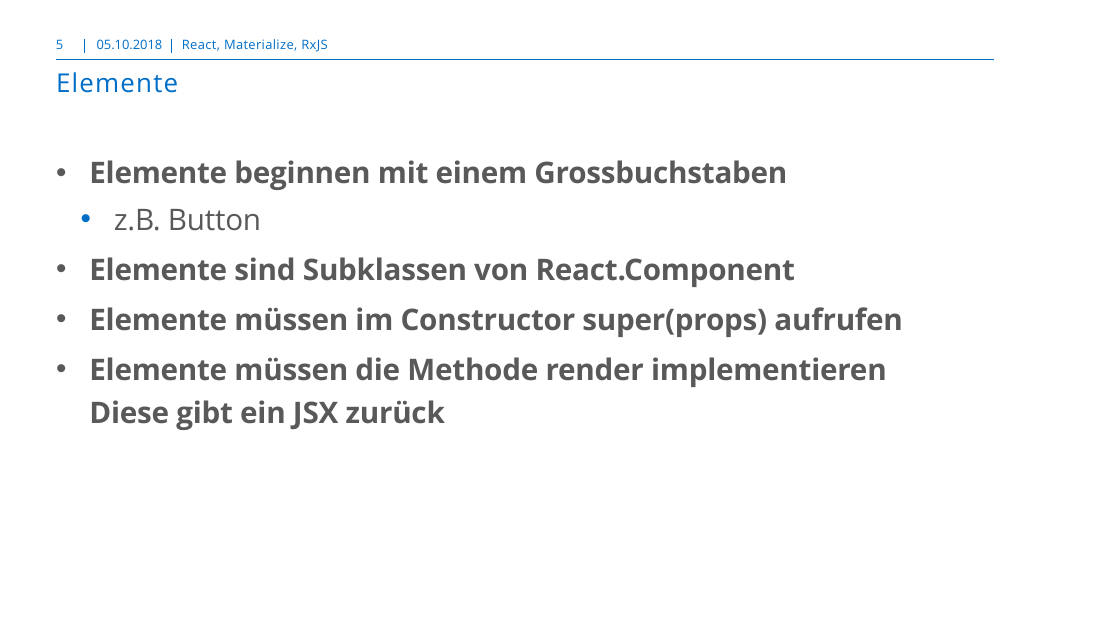
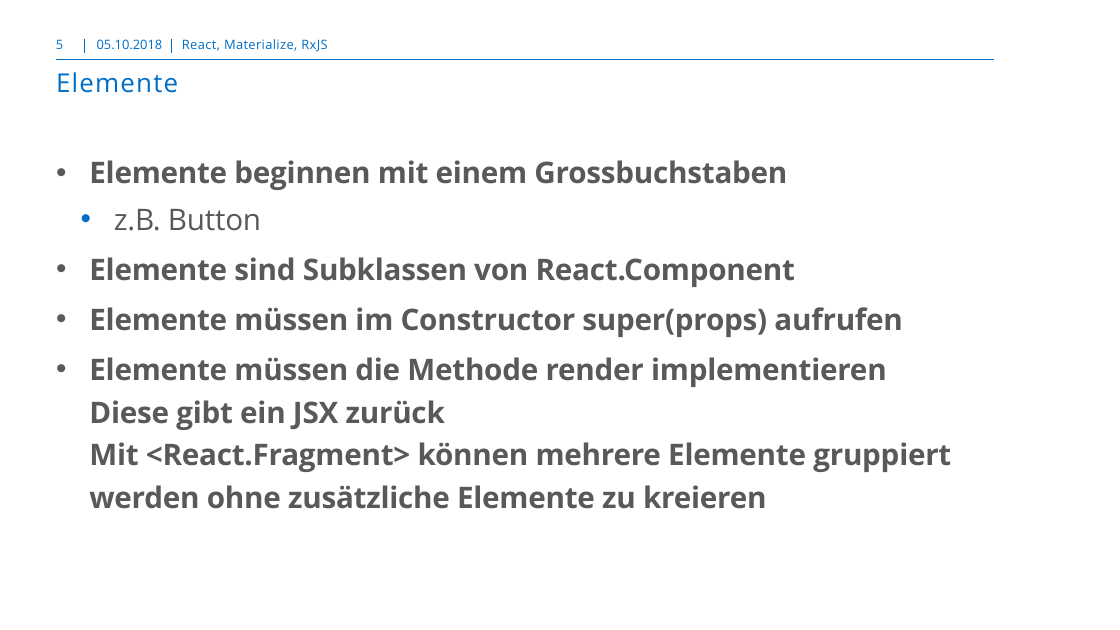
Before and after one commit to markusborer/ReactSample, a slide deck: slide 5 of React.pptx. Drawn at 1120x630 pixels with LibreOffice and Linux fonts; fonts in the diff are those of the drawing; background and template pictures are left out. Boxes give left, top, right and bottom in pixels: in the first picture for what was removed or moved away, otherwise in the second. Text is boxed around its words. In the diff, an @@ line names an element or a change of style, - is before the commit and + after.

Commit message:
Documentation

```diff
--- a/React.pptx
+++ b/React.pptx
@@ text at <box>89,357,951,509</box>: text changed @@
-• Elemente müssen die Methode render implementieren
-  Diese gibt ein JSX zurück
+• Elemente müssen die Methode render implementieren
+  Diese gibt ein JSX zurück
+  Mit <React.Fragment> können mehrere Elemente gruppiert werden ohne zusätzliche Elemente zu kreieren
```
